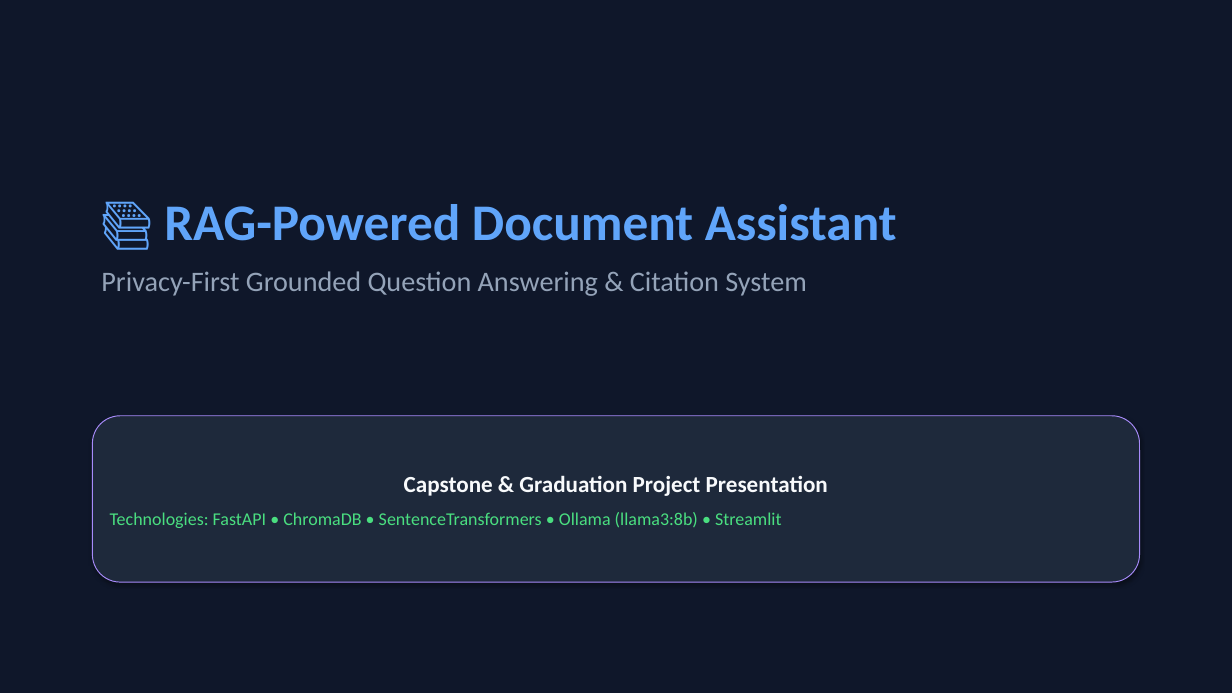
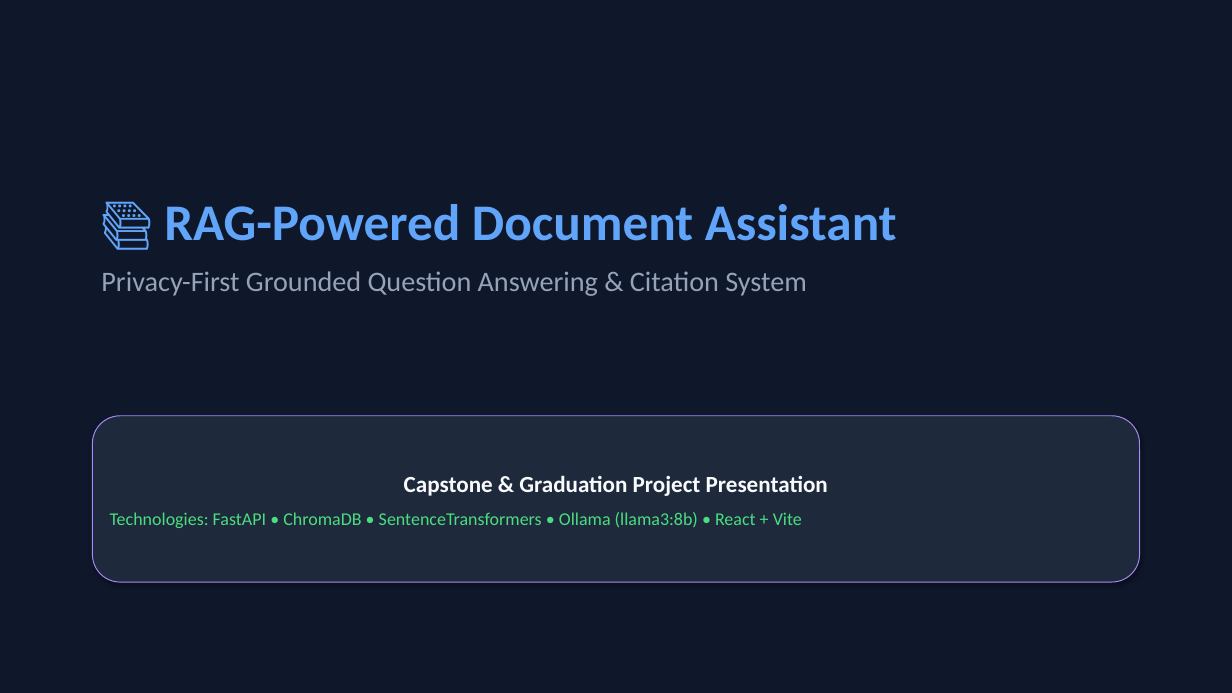
Before and after one commit to Ahmad-Salah-22/RAG-Powered-Document-Assistant-, a slide deck: slide 1 of RAG_Document_Assistant_Presentation.pptx. Drawn at 1232x693 pixels with LibreOffice and Linux fonts; fonts in the diff are those of the drawing. Boxes give left, top, right and bottom in pixels: in the first picture for what was removed or moved away, otherwise in the second. Text is boxed around its words. In the diff, an @@ line names an element or a change of style, - is before the commit and + after.

Commit message:
feat(frontend): migrate from Streamlit to React 19 + Vite Pro Studio

```diff
--- a/RAG_Document_Assistant_Presentation.pptx
+++ b/RAG_Document_Assistant_Presentation.pptx
@@ text in rounded rectangle at (x1=110, y1=512, x2=802, y2=528): text changed @@
-Technologies: FastAPI • ChromaDB • SentenceTransformers • Ollama (llama3:8b) • Streamlit
+Technologies: FastAPI • ChromaDB • SentenceTransformers • Ollama (llama3:8b) • React + Vite
```
Also in this commit, not shown: 3 other slides changed, 39 other files.
